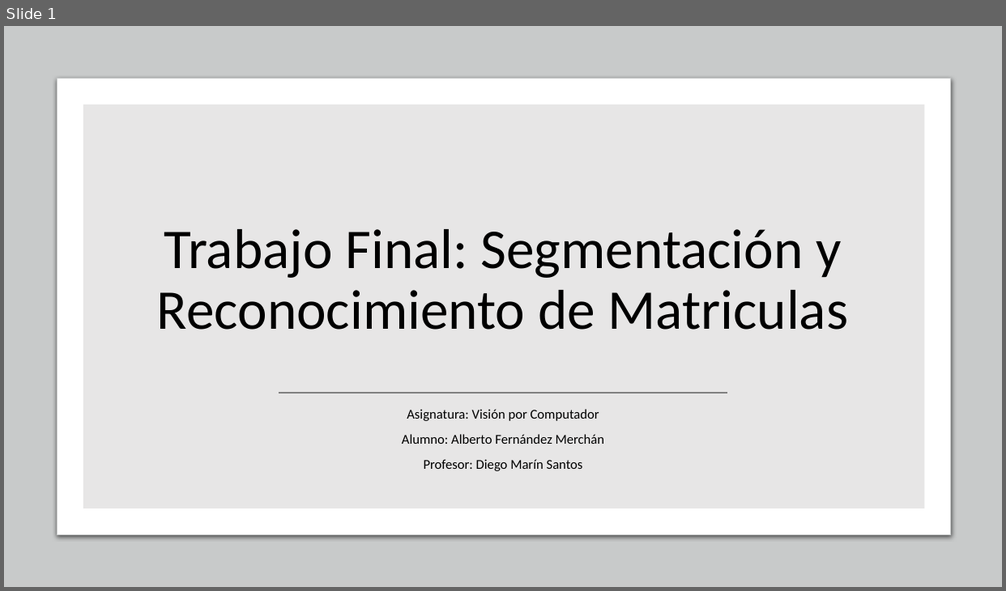
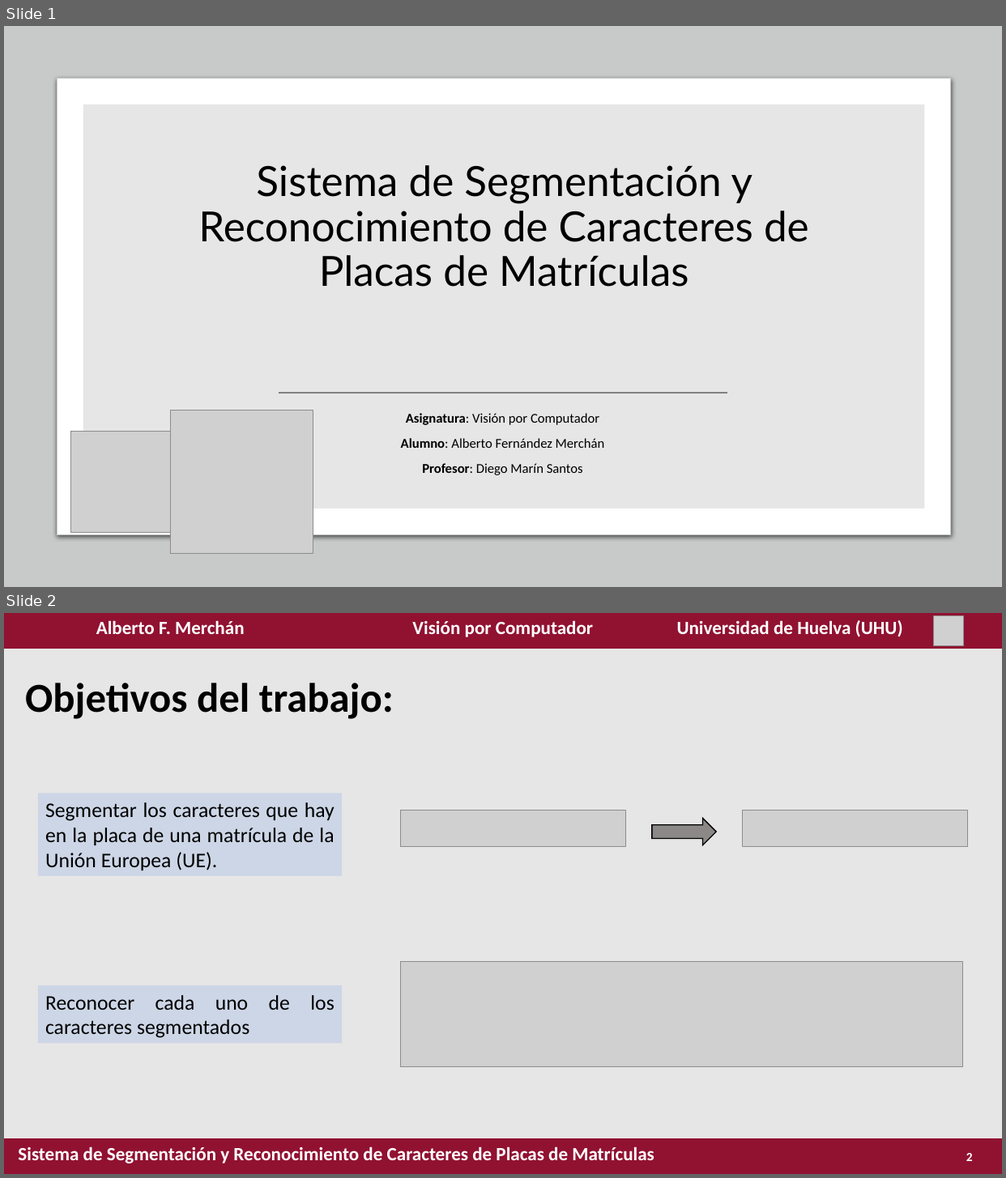
Before and after one commit to albertofermer/Cuarto, a slide deck: 1º Cuatrimestre/[VC] Visión por Computador/Prácticas/Trabajo_SegmentacionReconocimientoCaracteresMatriculas/Reconocimiento de Caracteres de Matrículas.pptx. Shown one above the other, each under a label of ours: slide 1 before the commit, slides 1 and 2 after it. The pictures are 1006x591 and 1006x1178 pixels, drawn with LibreOffice and Linux fonts; fonts in the diff are those of the drawing; grey boxes stand for pictures. Boxes give left, top, right and bottom in pixels: in the first picture for what was removed or moved away, otherwise in the second. Text is boxed around its words. In the diff, an @@ line names an element or a change of style, - is before the commit and + after.

```diff
--- a/1º Cuatrimestre/[VC] Visión por Computador/Prácticas/Trabajo_SegmentacionReconocimientoCaracteresMatriculas/Reconocimiento de Caracteres de Matrículas.pptx
+++ b/1º Cuatrimestre/[VC] Visión por Computador/Prácticas/Trabajo_SegmentacionReconocimientoCaracteresMatriculas/Reconocimiento de Caracteres de Matrículas.pptx
@@ slide 2 added at bbox=[4, 613, 1002, 1174], background #E7E6E6 @@
@@ table added at bbox=[4, 613, 1001, 648], 1 rows, 3 columns @@
+Alberto F. Merchán | Visión por Computador | Universidad de Huelva (UHU)
@@ picture added at bbox=[934, 616, 964, 646] @@
@@ title added at bbox=[25, 683, 394, 719], 39.6 pt, text #000000, bold @@
+Objetivos del trabajo:
@@ rectangle added at bbox=[38, 794, 342, 876], fill #B4C7E7 at 50% opacity, 20 pt, text #000000 @@
+Segmentar los caracteres que hay en la placa de una matrícula de la Unión Europea (UE).
@@ picture added at bbox=[400, 811, 625, 847] @@
@@ right arrow added at bbox=[652, 818, 717, 845], fill #767171 at 80% opacity, outline #000000 1 pt @@
@@ picture added at bbox=[743, 811, 968, 847] @@
@@ picture added at bbox=[400, 962, 963, 1067] @@
@@ rectangle added at bbox=[38, 986, 342, 1043], fill #B4C7E7 at 50% opacity, 20 pt, text #000000 @@
+Reconocer cada uno de los caracteres segmentados
@@ table added at bbox=[4, 1139, 1002, 1174], 1 rows, 2 columns @@
+Sistema de Segmentación y Reconocimiento de Caracteres de Placas de Matrículas | 
@@ page number added at bbox=[966, 1153, 973, 1161], 12 pt, text #FFFFFF, bold @@
+2
@@ slide 1 changed as well @@
@@ title at bbox=[198, 165, 809, 287]: text changed; size 54 to 40 pt; font Calibri to Lato @@
-Trabajo Final: Segmentación y Reconocimiento de Matriculas
+Sistema de Segmentación y Reconocimiento de Caracteres de Placas de Matrículas
@@ picture added at bbox=[170, 411, 313, 554] @@
@@ subtitle "Asignatura: Visión por Computador" at bbox=[401, 413, 605, 476]: bold on in "Asignatura:", "Alumno:", "Profesor:" @@
@@ picture added at bbox=[70, 432, 172, 533] @@
```
Also in this commit, not shown: 5 other slides added, 1 slide removed, 2 other files.
